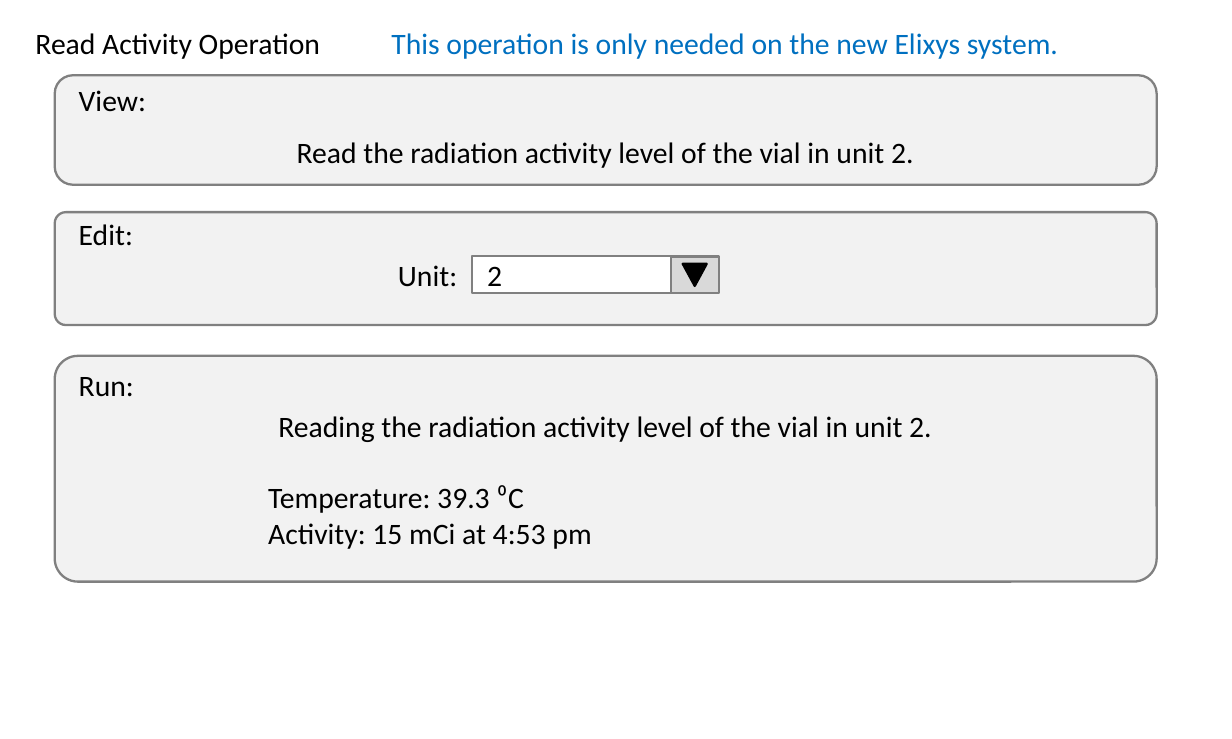
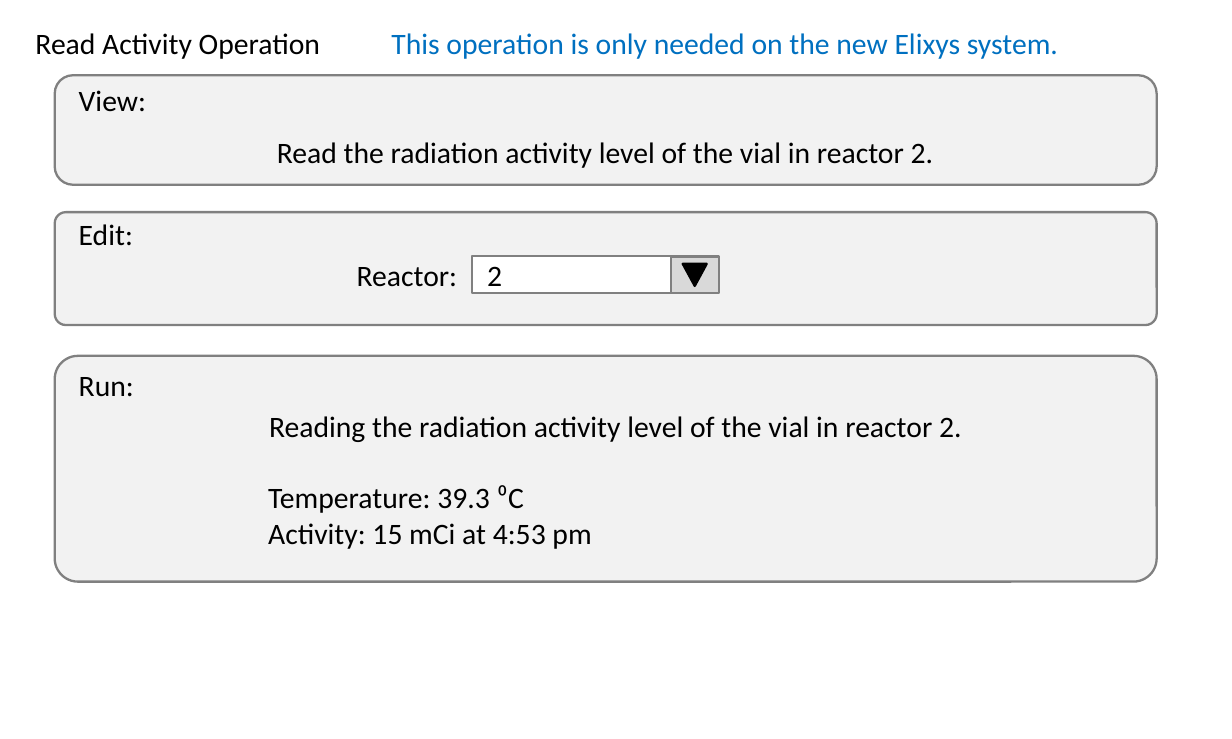
Before and after one commit to michaelvandam/elixys, a slide deck: slide 47 of doc/ElixysUserInterfaceWireframes.pptx. Drawn at 1232x739 pixels with LibreOffice and Linux fonts; fonts in the diff are those of the drawing. Boxes give left, top, right and bottom in pixels: in the first picture for what was removed or moved away, otherwise in the second. Text is boxed around its words. In the diff, an @@ line names an element or a change of style, - is before the commit and + after.

```diff
--- a/doc/ElixysUserInterfaceWireframes.pptx
+++ b/doc/ElixysUserInterfaceWireframes.pptx
@@ text at box(277, 142, 933, 168): text changed @@
-Read the radiation activity level of the vial in unit 2.
+Read the radiation activity level of the vial in reactor 2.
@@ text at box(357, 267, 458, 287): text changed @@
-Unit:
+Reactor:
@@ text at box(269, 416, 962, 442): text changed @@
-Reading the radiation activity level of the vial in unit 2.
+Reading the radiation activity level of the vial in reactor 2.
```
Also in this commit, not shown: 11 other slides changed, 1 other file.
